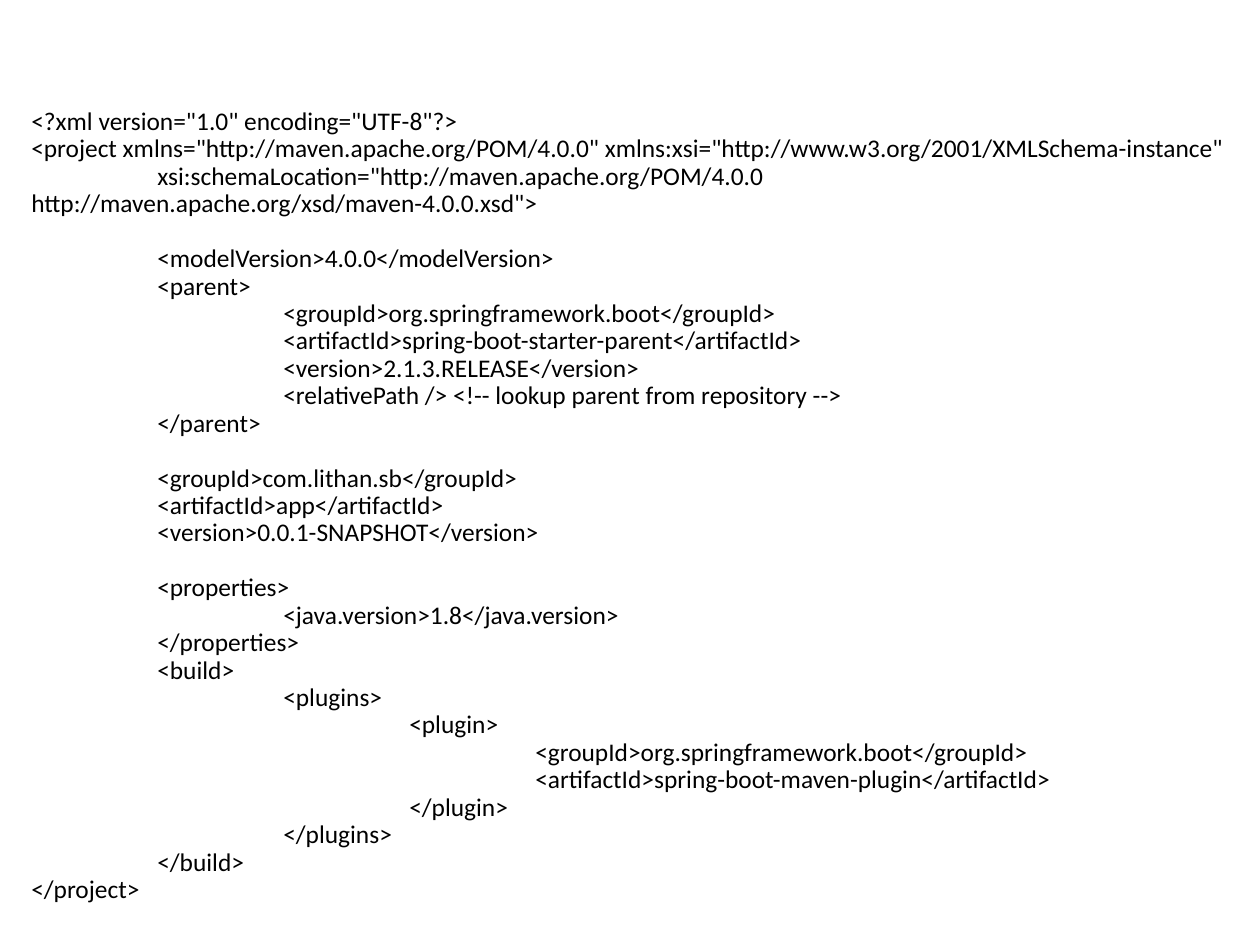
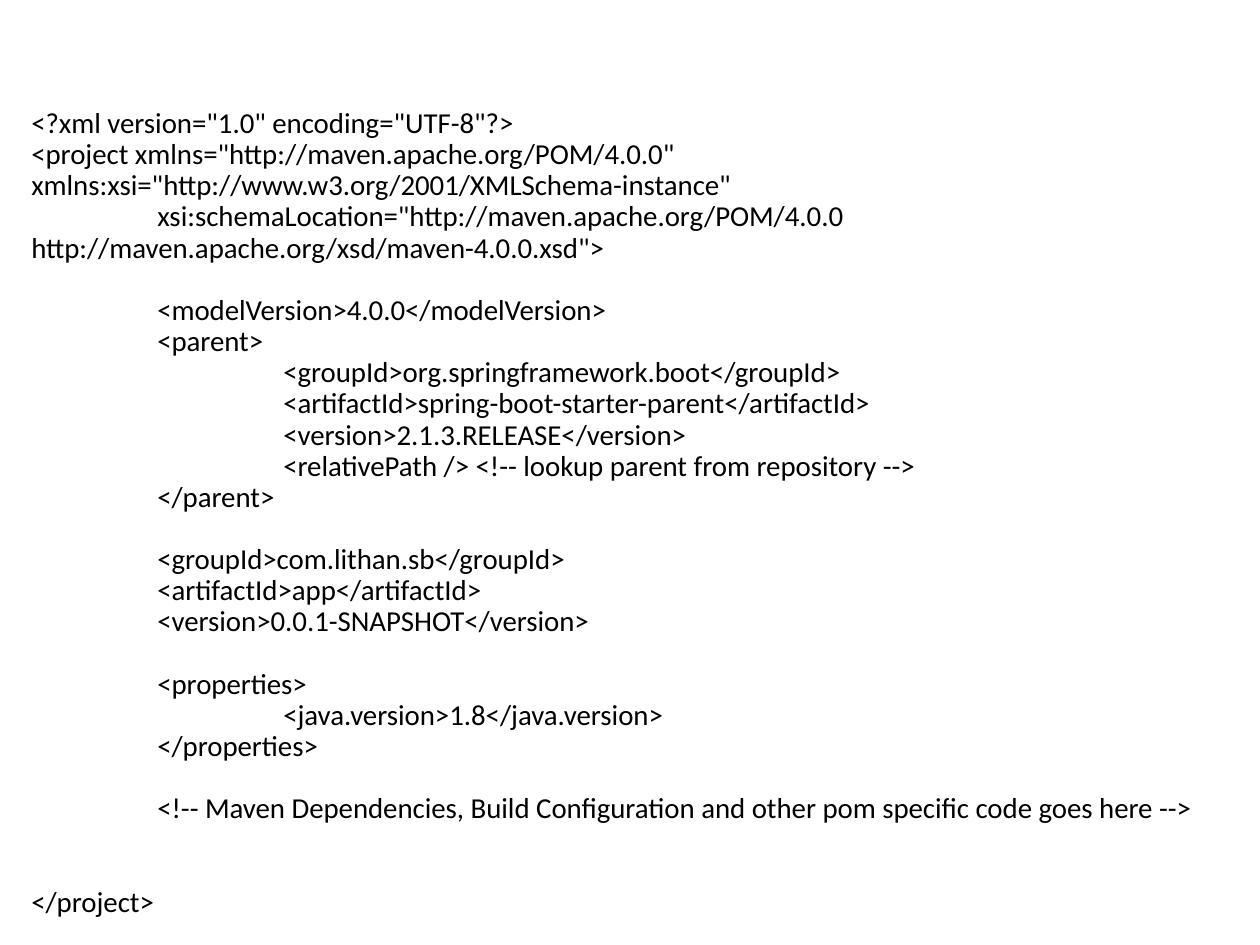
Before and after one commit to vishalrangras/spring-boot-sample, a slide deck: slide 31 of Developing with Spring Boot.pptx (slide 30 before the commit). Drawn at 1260x945 pixels with LibreOffice and Linux fonts; fonts in the diff are those of the drawing; background and template pictures are left out. Boxes give left, top, right and bottom in pixels: in the first picture for what was removed or moved away, otherwise in the second. Text is boxed around its words. In the diff, an @@ line names an element or a change of style, - is before the commit and + after.

```diff
--- a/Developing with Spring Boot.pptx
+++ b/Developing with Spring Boot.pptx
@@ text at (x1=31, y1=113, x2=877, y2=917): size 14.5 to 16.5 pt in "<?xml version="1.0" encoding="UTF-8"?>", "<project xmlns="http://maven.apache.org/POM/4.0.0" xmlns:xsi ...", "xsi:schemaLocation="http://maven.apache.org/POM/4.0.0 http:/ ...", "<modelVersion>4.0.0</modelVersion>" and 13 more places @@
@@ text at (x1=205, y1=798, x2=1152, y2=823): text changed; size 14.5 to 16.5 pt @@
-<build>
-<plugins>
-<plugin>
-<groupId>org.springframework.boot</groupId>
-<artifactId>spring-boot-maven-plugin</artifactId>
-</plugin>
-</plugins>
-</build>
+<!-- Maven Dependencies, Build Configuration and other pom specific code goes here -->
```
Also in this commit, not shown: 21 other slides changed, 19 slides added.
